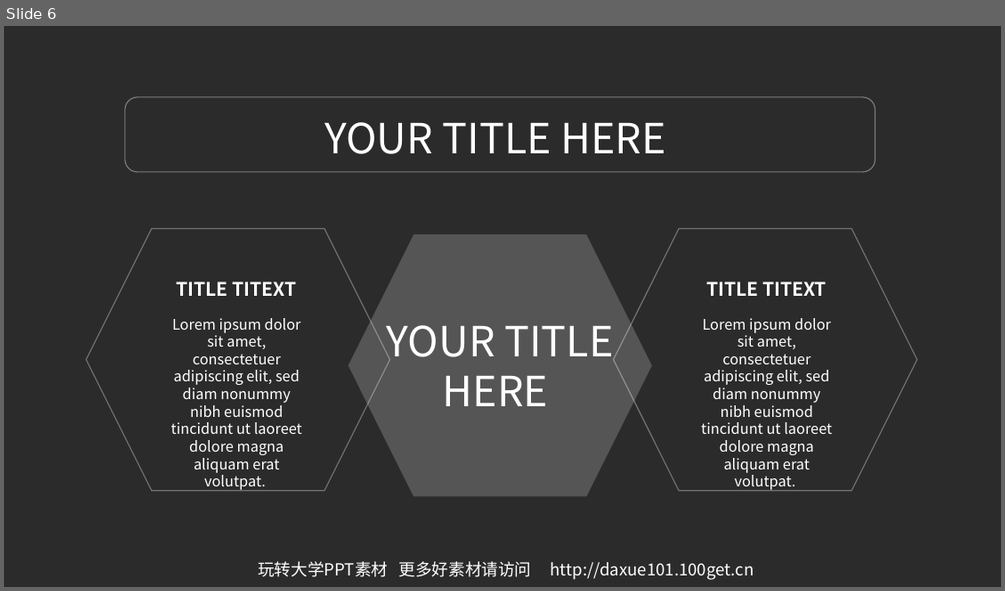
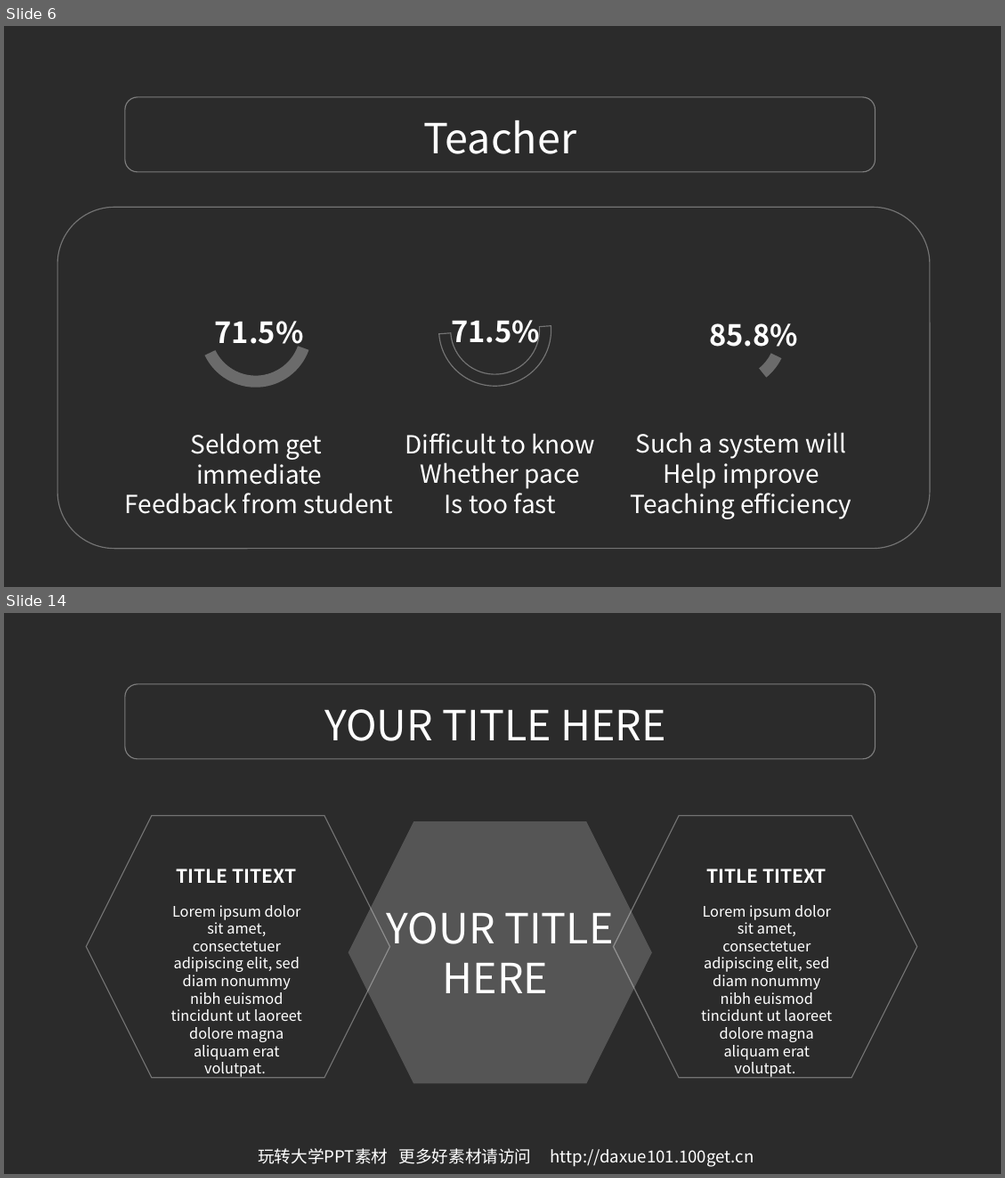
Before and after one commit to JengTallis/ECJam-1, a slide deck: 03.玩转大学PPT高档模板-IOS风格简约蓝ppt模板.ppt. Shown one above the other, each under a label of ours: slide 6 before the commit, slides 6 and 14 after it; the slides between them are not shown. The pictures are 1005x591 and 1005x1178 pixels, drawn with LibreOffice and Linux fonts; fonts in the diff are those of the drawing; background and template pictures are left out; a plain dark background stands for a picture behind light text. Boxes give left, top, right and bottom in pixels: in the first picture for what was removed or moved away, otherwise in the second. Text is boxed around its words. In the diff, an @@ line names an element or a change of style, - is before the commit and + after.

```diff
--- a/03.玩转大学PPT高档模板-IOS风格简约蓝ppt模板.ppt
+++ b/03.玩转大学PPT高档模板-IOS风格简约蓝ppt模板.ppt
@@ slide 6 added at bbox=[4, 26, 1001, 587], background picture (left out) @@
@@ rounded rectangle added at bbox=[125, 97, 874, 172], outline #FFFFFF 0.99 pt @@
@@ text added at bbox=[423, 120, 576, 154], 40 pt, text #FFFFFF @@
+Teacher
@@ rounded rectangle added at bbox=[57, 207, 930, 548], outline #FFFFFF 0.99 pt @@
@@ group added at bbox=[196, 255, 809, 412]: 3 freeform shapes, 3 texts @@
+71.5%
+71.5%
+85.8%
@@ text added at bbox=[125, 433, 394, 514], 24 pt, text #FFFFFF @@
+Seldom get
+immediate
+Feedback from student
@@ text added at bbox=[404, 433, 595, 514], 24 pt, text #FFFFFF @@
+Difficult to know
+Whether pace
+Is too fast
@@ text added at bbox=[631, 432, 851, 519], 24 pt, text #FFFFFF @@
+Such a system will
+Help improve
+Teaching efficiency
@@ what was slide 6 is now slide 14 @@
```
Also in this commit, not shown: 5 slides changed, 12 other slides added, 4 slides removed, 1 other file.
